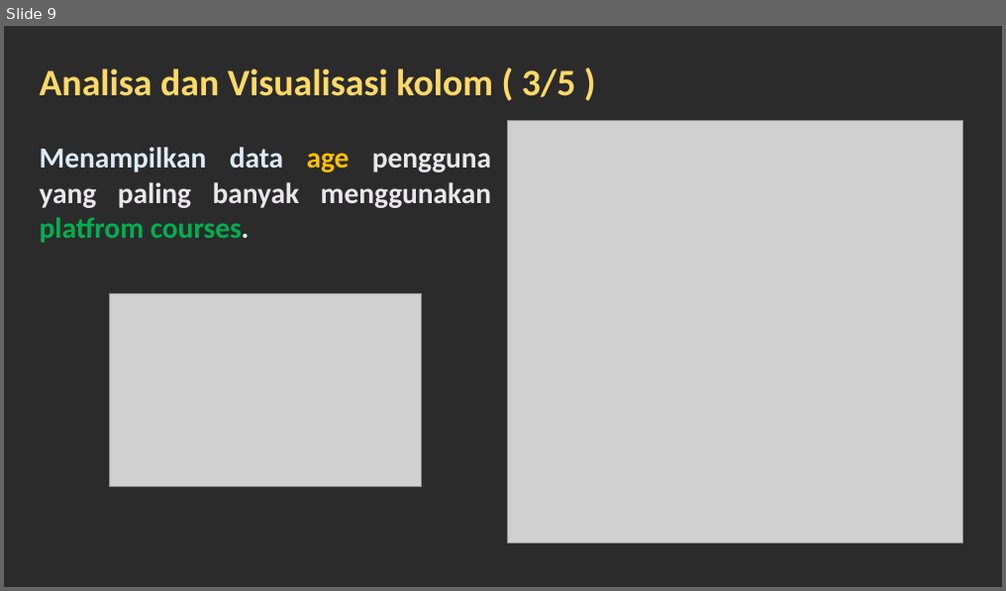
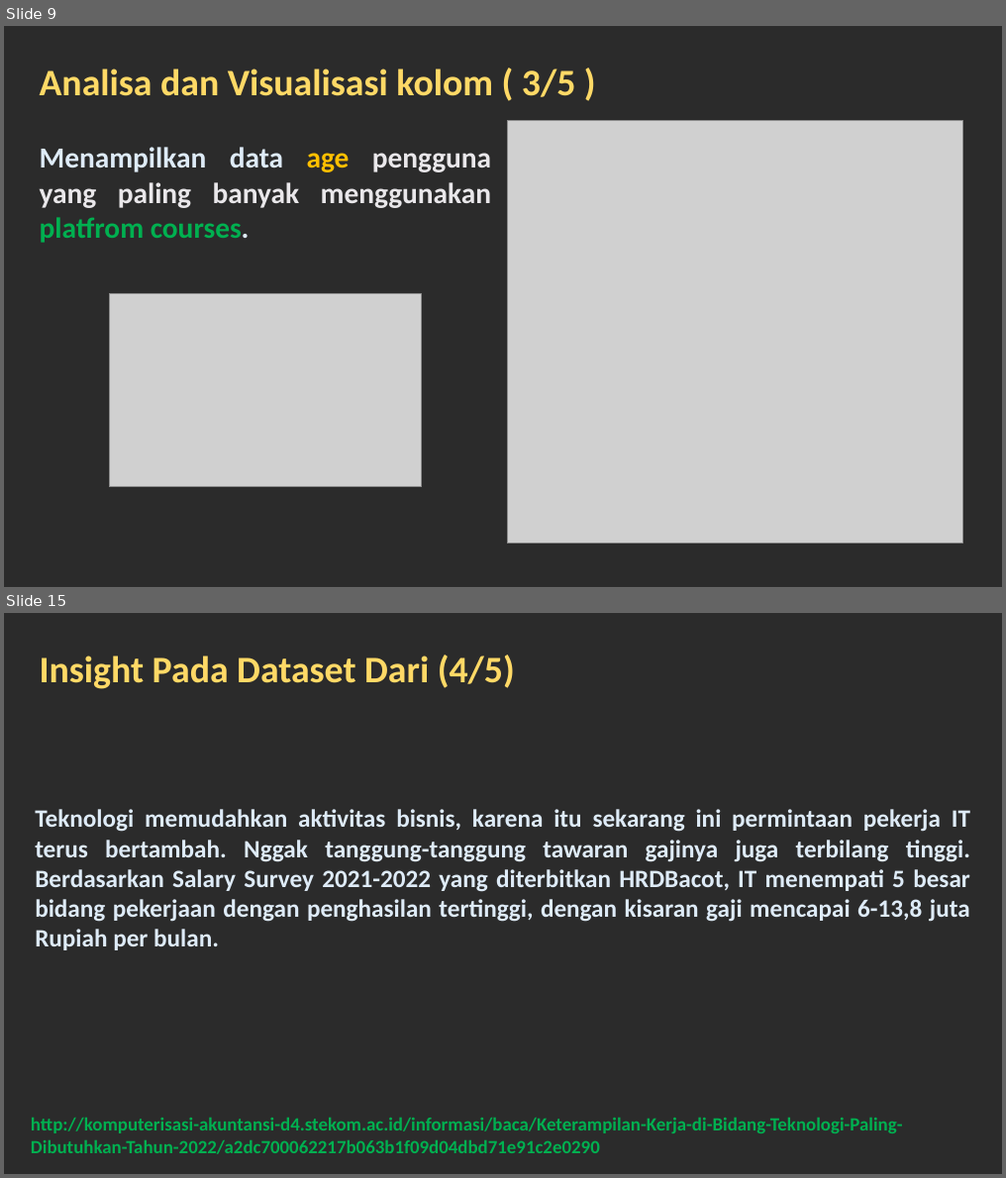
Before and after one commit to fsdio/my-kuliah, a slide deck: SEMESTER 5/[KAMIS] Pembelajaran Mesin/PERTAMA/UTS/docs/stack-overflow (end).pptx. Shown one above the other, each under a label of ours: slide 9 before the commit, slides 9 and 15 after it; the slides between them are not shown. The pictures are 1006x591 and 1006x1178 pixels, drawn with LibreOffice and Linux fonts; fonts in the diff are those of the drawing; grey boxes stand for pictures; background and template pictures are left out; a plain dark background stands for a picture behind light text. Boxes give left, top, right and bottom in pixels: in the first picture for what was removed or moved away, otherwise in the second. Text is boxed around its words. In the diff, an @@ line names an element or a change of style, - is before the commit and + after.

```diff
--- a/SEMESTER 5/[KAMIS] Pembelajaran Mesin/PERTAMA/UTS/docs/stack-overflow (end).pptx
+++ b/SEMESTER 5/[KAMIS] Pembelajaran Mesin/PERTAMA/UTS/docs/stack-overflow (end).pptx
@@ slide 15 added at (4, 613, 1002, 1174), background picture (left out) @@
@@ text added at (40, 655, 515, 689), 36 pt, text #FFD966, bold @@
+Insight Pada Dataset Dari (4/5)
@@ text added at (35, 809, 970, 951), 24 pt, text #DEEBF7, bold @@
+Teknologi memudahkan aktivitas bisnis, karena itu sekarang ini permintaan pekerja IT terus bertambah. Nggak tanggung-tanggung tawaran gajinya juga terbilang tinggi. Berdasarkan Salary Survey 2021-2022 yang diterbitkan HRDBacot, IT menempati 5 besar bidang pekerjaan dengan penghasilan tertinggi, dengan kisaran gaji mencapai 6-13,8 juta Rupiah per bulan.
@@ text added at (31, 1118, 903, 1155), 18 pt, text #00B050, bold @@
+http://komputerisasi-akuntansi-d4.stekom.ac.id/informasi/baca/Keterampilan-Kerja-di-Bidang-Teknologi-Paling-Dibutuhkan-Tahun-2022/a2dc700062217b063b1f09d04dbd71e91c2e0290
```
Also in this commit, not shown: 2 slides changed, 4 other slides added, 1 slide removed, 9 other files.
